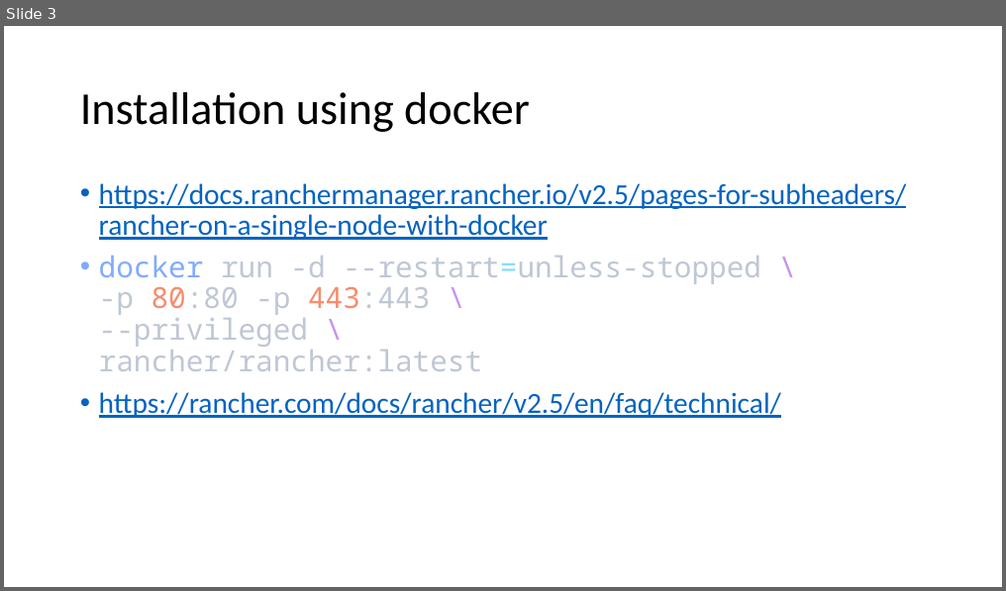
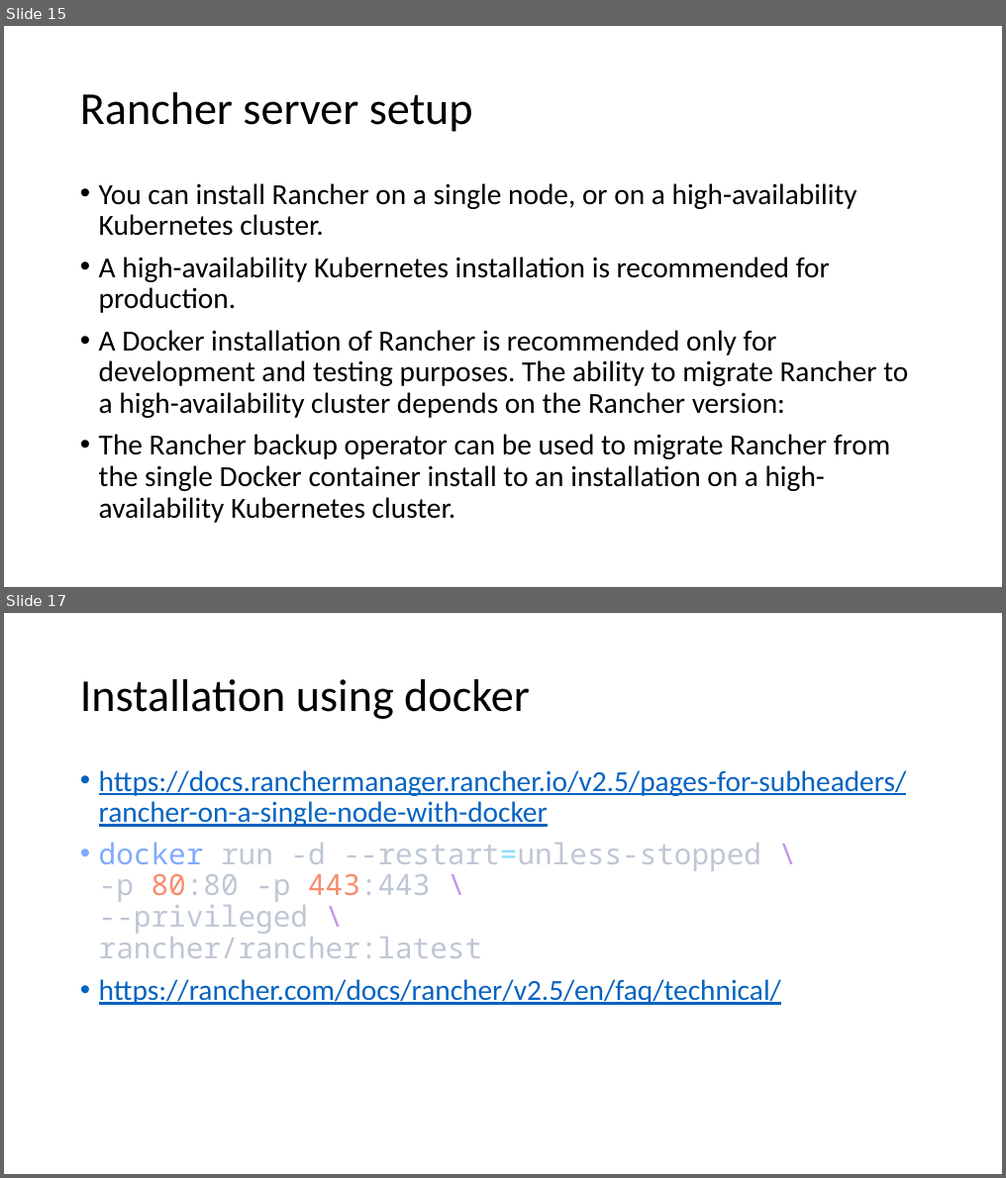
Before and after one commit to amitopenwriteup/my_proj, a slide deck: Rancher.pptx. Shown one above the other, each under a label of ours: slide 3 before the commit, slides 15 and 17 after it; the slides between them are not shown. The pictures are 1006x591 and 1006x1178 pixels, drawn with LibreOffice and Linux fonts; fonts in the diff are those of the drawing. Boxes give left, top, right and bottom in pixels: in the first picture for what was removed or moved away, otherwise in the second. Text is boxed around its words. In the diff, an @@ line names an element or a change of style, - is before the commit and + after.

```diff
--- a/Rancher.pptx
+++ b/Rancher.pptx
@@ slide 15 added at bbox=[4, 26, 1002, 587], background #FFFFFF @@
@@ title added at bbox=[80, 92, 473, 132], 44 pt, text #000000 @@
+Rancher server setup
@@ text added at bbox=[99, 183, 908, 523], 28 pt, text #000000 @@
+• You can install Rancher on a single node, or on a high-availability Kubernetes cluster.
+• A high-availability Kubernetes installation is recommended for production.
+• A Docker installation of Rancher is recommended only for development and testing purposes. The ability to migrate Rancher to a high-availability cluster depends on the Rancher version:
+• The Rancher backup operator can be used to migrate Rancher from the single Docker container install to an installation on a high-availability Kubernetes cluster.
@@ what was slide 3 is now slide 17 @@
```
Also in this commit, not shown: 1 slide changed, 20 other slides added, 4 other files.
